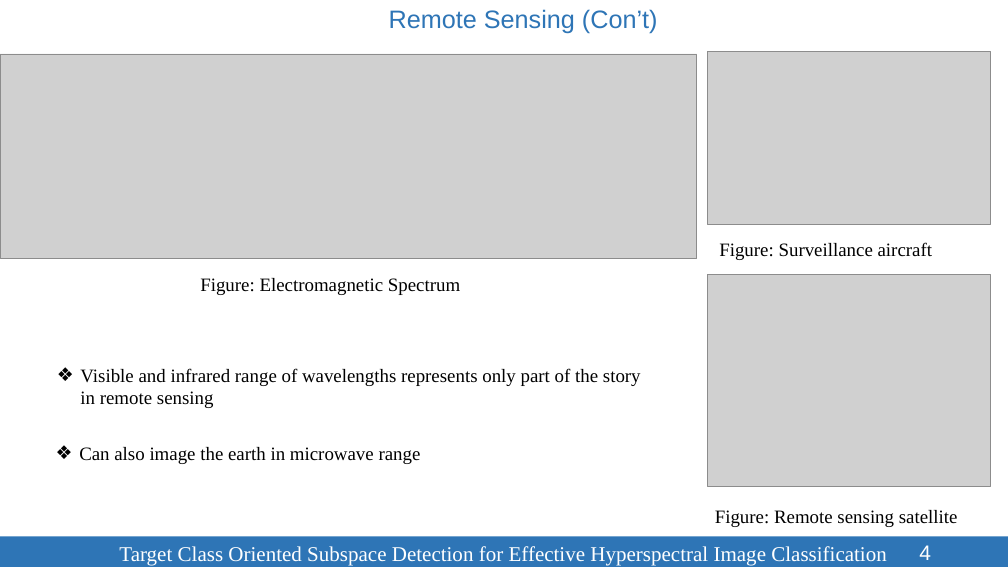
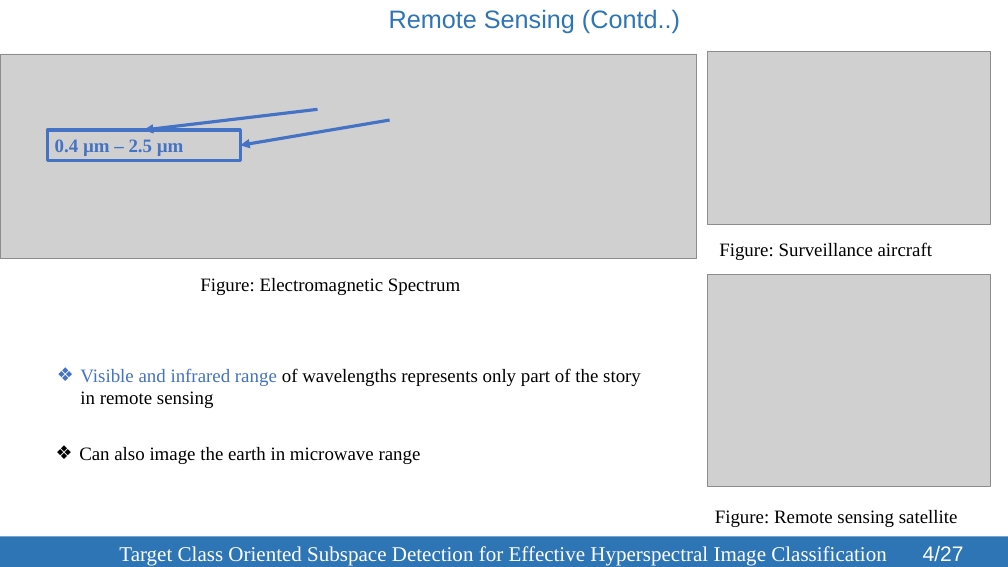
Before and after one commit to SleepyBrain/Remote-Sensing, a slide deck: slide 4 of Presentation/TCOSD-123086.pptx. Drawn at 1008x567 pixels with LibreOffice and Linux fonts; fonts in the diff are those of the drawing; grey boxes stand for pictures. Boxes give left, top, right and bottom in pixels: in the first picture for what was removed or moved away, otherwise in the second. Text is boxed around its words. In the diff, an @@ line names an element or a change of style, - is before the commit and + after.

```diff
--- a/Presentation/TCOSD-123086.pptx
+++ b/Presentation/TCOSD-123086.pptx
@@ text at box(389, 9, 680, 34): text changed @@
-Remote Sensing (Con’t)
+Remote Sensing (Contd..)
@@ arrow added from (318, 110) to (144, 130), #4472C4 3 pt @@
@@ rectangle added at box(48, 130, 240, 160), outline #4472C4 3 pt, 18 pt, text #4472C4, bold @@
+0.4 µm – 2.5 µm
@@ arrow added from (389, 120) to (240, 145), #4472C4 3 pt @@
@@ text at box(80, 368, 641, 386): text colour #000000 to #4472C4 in "Visible and infrared range" @@
@@ page number at box(923, 545, 964, 561): text changed @@
-4
+4/27
```
Also in this commit, not shown: 16 other slides changed, 1 slide added, 4 other files.
